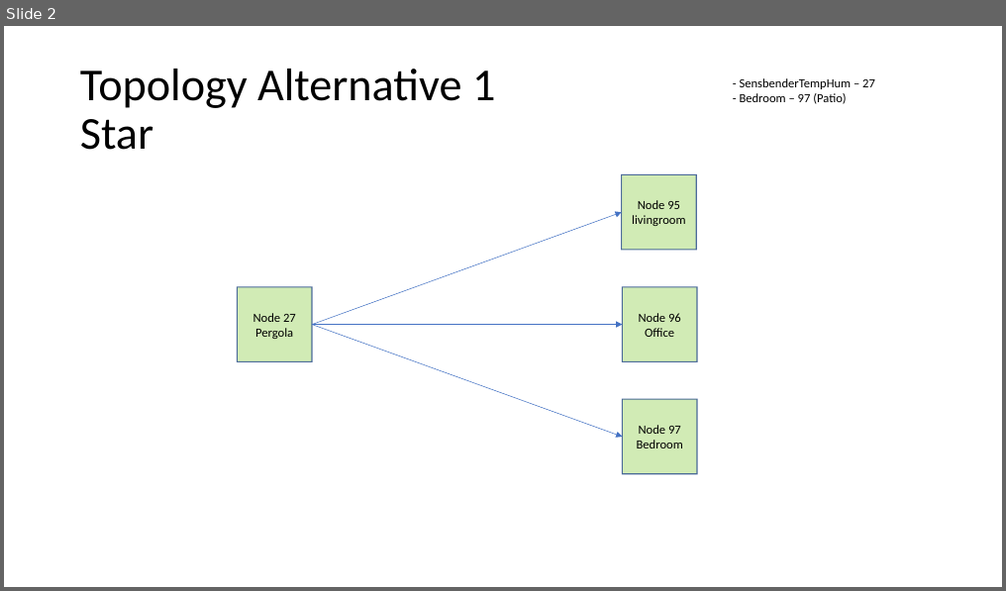
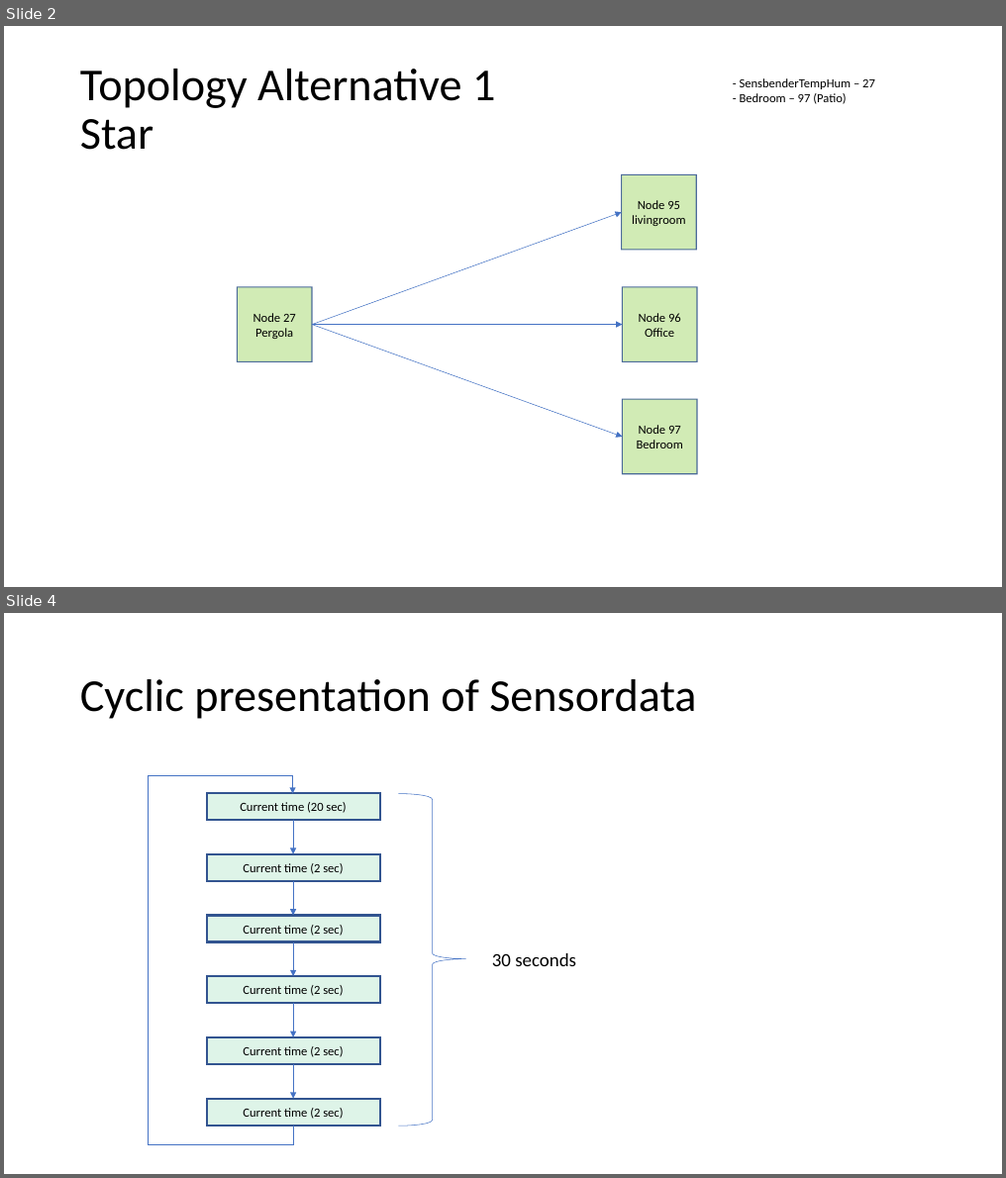
Before and after one commit to ollejoha/SevenSegmentClockNrf_2021, a slide deck: Documentation/ClockNet.pptx. Shown one above the other, each under a label of ours: slide 2 before the commit, slides 2 and 4 after it; the slides between them are not shown. The pictures are 1006x591 and 1006x1178 pixels, drawn with LibreOffice and Linux fonts; fonts in the diff are those of the drawing. Boxes give left, top, right and bottom in pixels: in the first picture for what was removed or moved away, otherwise in the second. Text is boxed around its words. In the diff, an @@ line names an element or a change of style, - is before the commit and + after.

```diff
--- a/Documentation/ClockNet.pptx
+++ b/Documentation/ClockNet.pptx
@@ slide 4 added at <box>4,613,1002,1174</box>, background #FFFFFF @@
@@ title added at <box>80,679,696,719</box>, 44 pt, text #000000 @@
+Cyclic presentation of Sensordata
@@ elbow arrow added from (294, 1126) to (293, 794), #4472C4 0.5 pt @@
@@ rectangle added at <box>207,793,380,820</box>, fill #00B050 at 13% opacity, outline #325491 2 pt, 12 pt, text #000000 @@
+Current time (20 sec)
@@ arrow added from (293, 820) to (293, 854), #4472C4 0.5 pt @@
@@ right brace added at <box>399,794,466,1127</box>, outline #4472C4 0.5 pt @@
@@ rectangle added at <box>207,854,380,881</box>, fill #00B050 at 13% opacity, outline #325491 2 pt, 12 pt, text #000000 @@
+Current time (2 sec)
@@ arrow added from (293, 881) to (293, 916), #4472C4 0.5 pt @@
@@ rectangle added at <box>207,916,380,943</box>, fill #00B050 at 13% opacity, outline #325491 2 pt, 12 pt, text #000000 @@
+Current time (2 sec)
@@ arrow added from (293, 943) to (293, 977), #4472C4 0.5 pt @@
@@ text added at <box>492,954,576,966</box>, 18 pt, text #000000 @@
+30 seconds
@@ rectangle added at <box>207,977,380,1004</box>, fill #00B050 at 13% opacity, outline #325491 2 pt, 12 pt, text #000000 @@
+Current time (2 sec)
@@ arrow added from (293, 1004) to (293, 1038), #4472C4 0.5 pt @@
@@ rectangle added at <box>207,1038,380,1064</box>, fill #00B050 at 13% opacity, outline #325491 2 pt, 12 pt, text #000000 @@
+Current time (2 sec)
@@ arrow added from (293, 1064) to (293, 1099), #4472C4 0.5 pt @@
@@ rectangle added at <box>207,1099,380,1126</box>, fill #00B050 at 13% opacity, outline #325491 2 pt, 12 pt, text #000000 @@
+Current time (2 sec)
```
Also in this commit, not shown: 1 slide changed.
